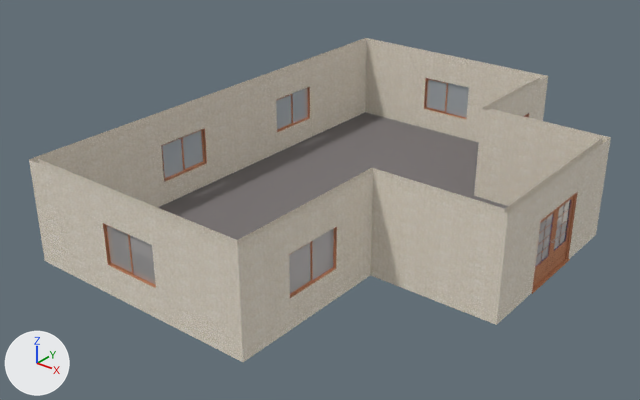
One commit to the glTF model telhados/telhado35a.gltf: the scene before it, then after it.
One viewpoint serves both versions: a camera (50 mm lens) standing at (13.6, -19.63, 12.25) and looking at (-1.04, -1.32, 0.9). The lights are fixed; the arrows at lower left show +X, +Y and +Z. Where no turn or scale is listed for an object, it has been applied to the vertices. Vertices at the same position are counted once.
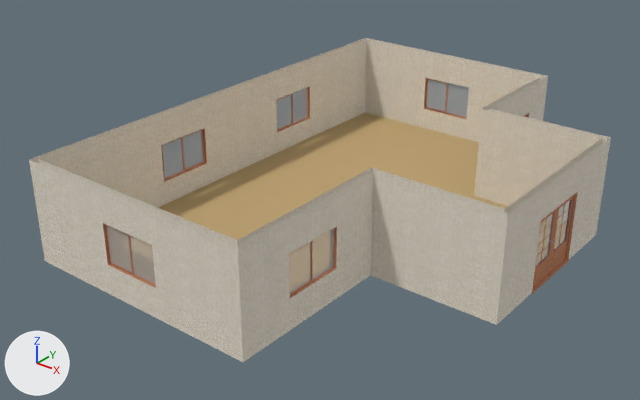
Changed parts and their boxes (x1, y1, x2, y2) in the pictures (640 x 400 px):
part 1 of me_mesh_0, recoloured (grey to brown): (158, 112, 508, 240) in both

What the commit changed:
Material 'Chris_Skin' (mat_chris_skin) is new.
Its base color is (0.536, 0.379, 0.173) (brown #c1a673).
Its metallic is 0.1.
Its roughness is 0.9.
me_mesh_0 has 1721 vertices, 3792 faces and spans x -5.7..5.6, y -7.7..7.4, z 0.0..3.1.
me_mesh_0 is used by ob_mesh_0; location (0.0, 0.0, 0.0).
me_mesh_0 part 1: all 50 faces that had it switch from mat_chris_shoe_sole (grey #7c7777) to mat_chris_skin (brown #c1a574).
